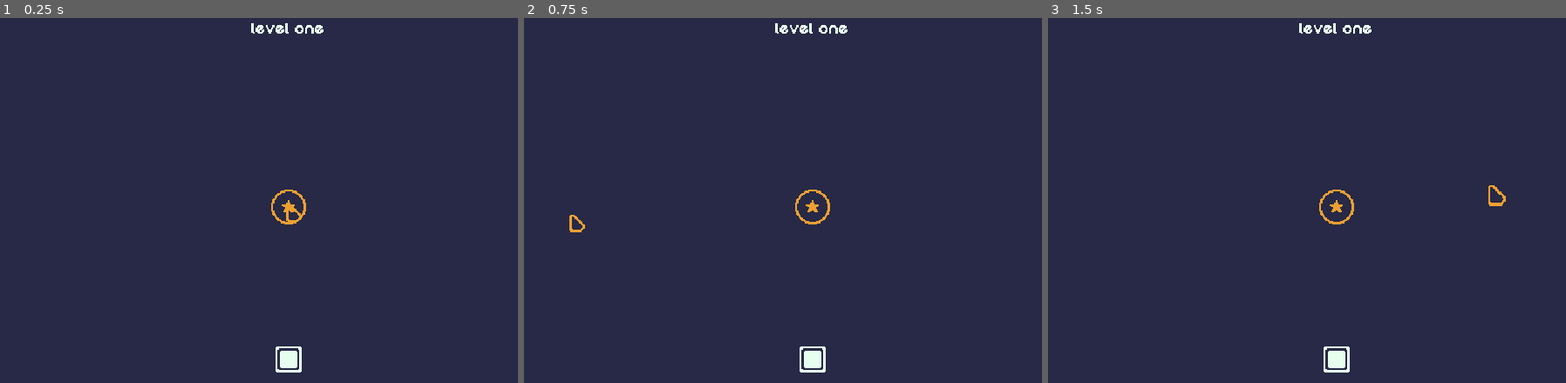
Above: before the commit, frames 1-3 (left to right).
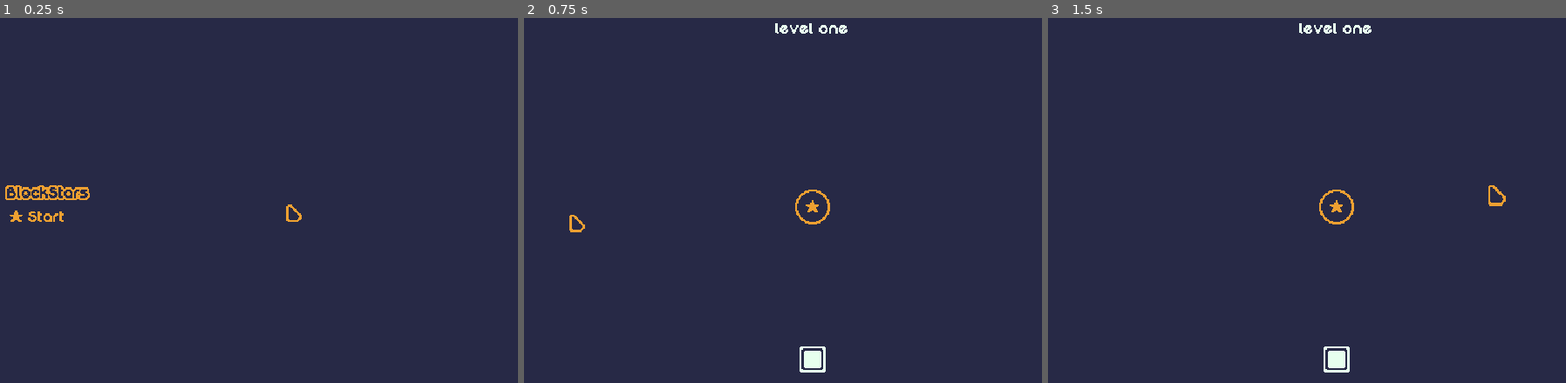
Above: after the commit, the same moments.

Repository: mrbartchak/brackeys-game-jam-2026.1
Game: Godot game, scene res://ui/main_menu.tscn
Same seed, same stepped clock (60 frames per second), same inputs: the game is played once before the commit and once after it. Before the commit the project starts from res://levels/level_manager.tscn.
Inputs (mouse positions are in pixels of both pictures, inside the frame that each line leads up to):
- Up to frame 1 (0.25 s): no input
- Up to frame 2 (0.75 s): click (570, 215) at 0.52 s
- Up to frame 3 (1.5 s): tap Enter at 1.25 s; move the mouse to (1488, 185) at 1.27 s; press the mouse at (1488, 185) at 1.28 s

The runs differ from the first frame. In frame 1, 1.1% of the frame differs, in the area x 1-63%, y 1-98%; in frame 2, nothing differs; in frame 3, nothing differs.

Commit message:
setting up the menu

Diff:
--- a/levels/level_manager.tscn
+++ b/levels/level_manager.tscn
@@ -2,7 +2,7 @@
 
 [ext_resource type="Script" uid="uid://bb4ci5k6gpr5t" path="res://levels/level_manager.gd" id="1_6tvrh"]
 [ext_resource type="Resource" uid="uid://b28ytryon3mx0" path="res://levels/level_data/level_01.tres" id="2_ce4gc"]
-[ext_resource type="Texture2D" uid="uid://bmrsfka7pn13d" path="res://ui/background.png" id="2_k4541"]
+[ext_resource type="Texture2D" uid="uid://bmrsfka7pn13d" path="res://ui/assets/background.png" id="2_k4541"]
 
 [sub_resource type="LabelSettings" id="LabelSettings_ce4gc"]
 font_color = Color(0.90588236, 1, 0.93333334, 1)
--- a/project.godot
+++ b/project.godot
@@ -11,7 +11,7 @@
 [application]
 
 config/name="brackeys-game-jam-2026.1"
-run/main_scene="uid://d3o1mlwx0i77u"
+run/main_scene="uid://0paxfqicjyju"
 config/features=PackedStringArray("4.5", "Forward Plus")
 
 [autoload]
--- /dev/null
+++ b/ui/main_menu.gd
@@ -0,0 +1,9 @@
+class_name MainMenu
+extends Control
+
+@onready var play_btn: TextureButton = %PlayButton
+
+func _ready() -> void:
+	play_btn.pressed.connect(func():
+		get_tree().change_scene_to_file("res://levels/level_manager.tscn")
+	)
--- /dev/null
+++ b/ui/main_menu.tscn
@@ -0,0 +1,54 @@
+[gd_scene load_steps=6 format=3 uid="uid://0paxfqicjyju"]
+
+[ext_resource type="Texture2D" uid="uid://vinpv2k76edh" path="res://ui/assets/logo.png" id="1_t7e0r"]
+[ext_resource type="Script" uid="uid://cgpsl8e1ategg" path="res://ui/main_menu.gd" id="1_wk0pr"]
+[ext_resource type="Texture2D" uid="uid://bh7tpsxvh1bv8" path="res://ui/assets/menu_buttons.png" id="2_0dkrt"]
+
+[sub_resource type="AtlasTexture" id="AtlasTexture_wk0pr"]
+atlas = ExtResource("2_0dkrt")
+region = Rect2(0, 22, 66, 22)
+
+[sub_resource type="AtlasTexture" id="AtlasTexture_0dkrt"]
+atlas = ExtResource("2_0dkrt")
+region = Rect2(0, 0, 66, 22)
+
+[node name="MainMenu" type="Control"]
+layout_mode = 3
+anchors_preset = 15
+anchor_right = 1.0
+anchor_bottom = 1.0
+grow_horizontal = 2
+grow_vertical = 2
+script = ExtResource("1_wk0pr")
+
+[node name="Background" type="ColorRect" parent="."]
+layout_mode = 1
+anchors_preset = 15
+anchor_right = 1.0
+anchor_bottom = 1.0
+grow_horizontal = 2
+grow_vertical = 2
+color = Color(0.15294118, 0.16078432, 0.27450982, 1)
+
+[node name="LeftGroup" type="CenterContainer" parent="."]
+layout_mode = 1
+anchors_preset = 9
+anchor_bottom = 1.0
+offset_right = 198.0
+grow_vertical = 2
+
+[node name="MenuItems" type="VBoxContainer" parent="LeftGroup"]
+layout_mode = 2
+
+[node name="TextureRect" type="TextureRect" parent="LeftGroup/MenuItems"]
+layout_mode = 2
+texture = ExtResource("1_t7e0r")
+
+[node name="PlayButton" type="TextureButton" parent="LeftGroup/MenuItems"]
+unique_name_in_owner = true
+custom_minimum_size = Vector2(66, 22)
+layout_mode = 2
+texture_normal = SubResource("AtlasTexture_wk0pr")
+texture_pressed = SubResource("AtlasTexture_0dkrt")
+texture_hover = SubResource("AtlasTexture_0dkrt")
+texture_focused = SubResource("AtlasTexture_wk0pr")
Binary file added: target_zones/target_zone_filled_2.png
Not shown, added: target_zones/target_zone_filled_2.png.import
Renamed: ui/background.png -> ui/assets/background.png
Not shown, added: ui/assets/background.png.import
Binary file added: ui/assets/logo.png
Not shown, changed: ui/assets/logo.png.import
Binary file added: ui/assets/menu_buttons.png
Not shown, added: ui/assets/menu_buttons.png.import
Not shown, added: ui/main_menu.gd.uid
